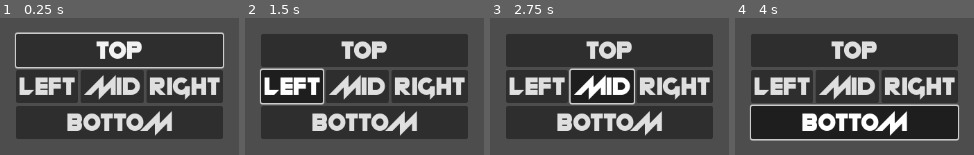
Above: before the commit, frames 1-4 (left to right).
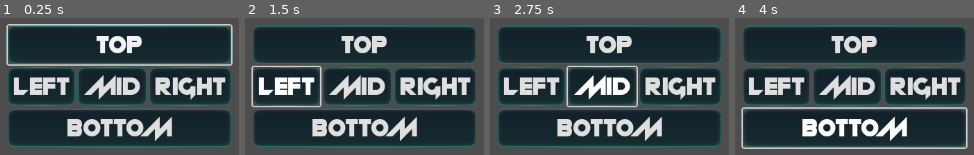
Above: after the commit, the same moments.

Repository: SytonK/settings-and-menus
Game: Godot game, scene res://UI/menus/button group/button_group_menu.tscn
Two runs of this game, one before a commit and one after it. Both use one fixed random seed, a clock stepped at 60 frames per second and the inputs below. The project has no main scene, so this scene is started directly.
Inputs:
- Up to frame 1 (0.25 s): no input
- Up to frame 2 (1.5 s): click "top" at 0.5 s; click "left" at 1.25 s
- Up to frame 3 (2.75 s): click "mid" at 2 s
- Up to frame 4 (4 s): click "right" at 2.75 s; click "bottom" at 3.5 s

The runs differ from the first frame. In frame 1, 70% of the frame differs, in the area x 2-98%, y 4-95%; in frame 2, 66%; in frame 3, 64%; in frame 4, 60%.

Commit message:
add custom buttons

Diff:
--- a/UI/menus/button group/button_group_menu.tscn
+++ b/UI/menus/button group/button_group_menu.tscn
@@ -42,6 +42,7 @@
 
 [node name="HBoxContainer" type="HBoxContainer" parent="VBoxContainer"]
 layout_mode = 2
+alignment = 1
 
 [node name="LeftButton" type="Button" parent="VBoxContainer/HBoxContainer"]
 layout_mode = 2
--- a/theme/base_theme.tres
+++ b/theme/base_theme.tres
@@ -1,7 +1,87 @@
-[gd_resource type="Theme" load_steps=2 format=3 uid="uid://sb00nxlrtgi0"]
+[gd_resource type="Theme" load_steps=10 format=3 uid="uid://sb00nxlrtgi0"]
 
 [ext_resource type="FontFile" uid="uid://svo3asnbc447" path="res://assets/fonts/Neon machine.ttf" id="1_364lw"]
+[ext_resource type="Texture2D" uid="uid://dos6888qmgu8g" path="res://assets/buttons/ButtonHovered.png" id="2_ol0py"]
+[ext_resource type="Texture2D" uid="uid://f4vrb8yr8m74" path="res://assets/buttons/Button.png" id="2_rnhik"]
+[ext_resource type="Texture2D" uid="uid://fiimn7mcjpln" path="res://assets/buttons/ButtonPressed.png" id="4_brgh7"]
+
+[sub_resource type="StyleBoxFlat" id="StyleBoxFlat_ram7b"]
+content_margin_left = 4.0
+content_margin_top = 4.0
+content_margin_right = 4.0
+content_margin_bottom = 4.0
+bg_color = Color(0.1, 0.1, 0.1, 0.3)
+corner_radius_top_left = 3
+corner_radius_top_right = 3
+corner_radius_bottom_right = 3
+corner_radius_bottom_left = 3
+corner_detail = 5
+
+[sub_resource type="StyleBoxFlat" id="StyleBoxFlat_oolps"]
+content_margin_left = 4.0
+content_margin_top = 4.0
+content_margin_right = 4.0
+content_margin_bottom = 4.0
+bg_color = Color(1, 1, 1, 0.75)
+draw_center = false
+border_width_left = 2
+border_width_top = 2
+border_width_right = 2
+border_width_bottom = 2
+corner_radius_top_left = 3
+corner_radius_top_right = 3
+corner_radius_bottom_right = 3
+corner_radius_bottom_left = 3
+corner_detail = 5
+expand_margin_left = 2.0
+expand_margin_top = 2.0
+expand_margin_right = 2.0
+expand_margin_bottom = 2.0
+
+[sub_resource type="StyleBoxTexture" id="StyleBoxTexture_o7v70"]
+texture = ExtResource("2_ol0py")
+texture_margin_left = 8.0
+texture_margin_top = 8.0
+texture_margin_right = 8.0
+texture_margin_bottom = 8.0
+
+[sub_resource type="StyleBoxTexture" id="StyleBoxTexture_rj16f"]
+texture = ExtResource("2_rnhik")
+texture_margin_left = 8.0
+texture_margin_top = 8.0
+texture_margin_right = 8.0
+texture_margin_bottom = 8.0
+
+[sub_resource type="StyleBoxTexture" id="StyleBoxTexture_ms8g3"]
+texture = ExtResource("4_brgh7")
+texture_margin_left = 8.0
+texture_margin_top = 8.0
+texture_margin_right = 8.0
+texture_margin_bottom = 8.0
 
 [resource]
 default_font = ExtResource("1_364lw")
 default_font_size = 36
+Button/colors/font_color = Color(0.875, 0.875, 0.875, 1)
+Button/colors/font_disabled_color = Color(0.875, 0.875, 0.875, 0.5)
+Button/colors/font_focus_color = Color(0.95, 0.95, 0.95, 1)
+Button/colors/font_hover_color = Color(0.95, 0.95, 0.95, 1)
+Button/colors/font_hover_pressed_color = Color(1, 1, 1, 1)
+Button/colors/font_outline_color = Color(1, 1, 1, 1)
+Button/colors/font_pressed_color = Color(1, 1, 1, 1)
+Button/colors/icon_disabled_color = Color(1, 1, 1, 0.4)
+Button/colors/icon_focus_color = Color(1, 1, 1, 1)
+Button/colors/icon_hover_color = Color(1, 1, 1, 1)
+Button/colors/icon_hover_pressed_color = Color(1, 1, 1, 1)
+Button/colors/icon_normal_color = Color(1, 1, 1, 1)
+Button/colors/icon_pressed_color = Color(1, 1, 1, 1)
+Button/constants/h_separation = 4
+Button/constants/icon_max_width = 0
+Button/constants/outline_size = 0
+Button/font_sizes/font_size = 36
+Button/fonts/font = ExtResource("1_364lw")
+Button/styles/disabled = SubResource("StyleBoxFlat_ram7b")
+Button/styles/focus = SubResource("StyleBoxFlat_oolps")
+Button/styles/hover = SubResource("StyleBoxTexture_o7v70")
+Button/styles/normal = SubResource("StyleBoxTexture_rj16f")
+Button/styles/pressed = SubResource("StyleBoxTexture_ms8g3")
Binary file added: assets/buttons/Button.png
Not shown, added: assets/buttons/Button.png.import
Binary file added: assets/buttons/ButtonHovered.png
Not shown, added: assets/buttons/ButtonHovered.png.import
Binary file added: assets/buttons/ButtonPressed.png
Not shown, added: assets/buttons/ButtonPressed.png.import
